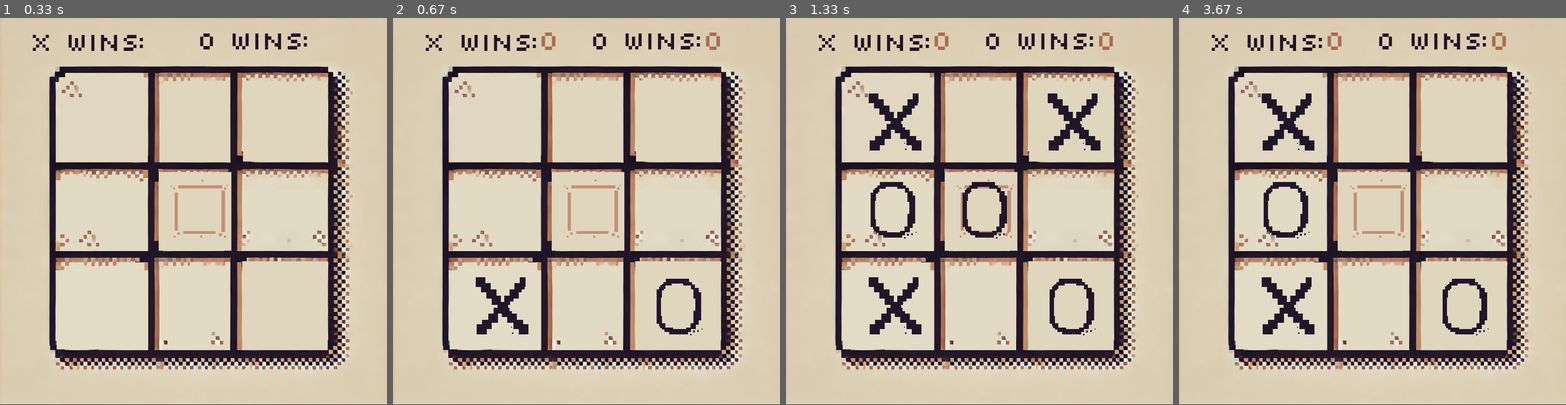
Above: before the commit, frames 1-4 (left to right).
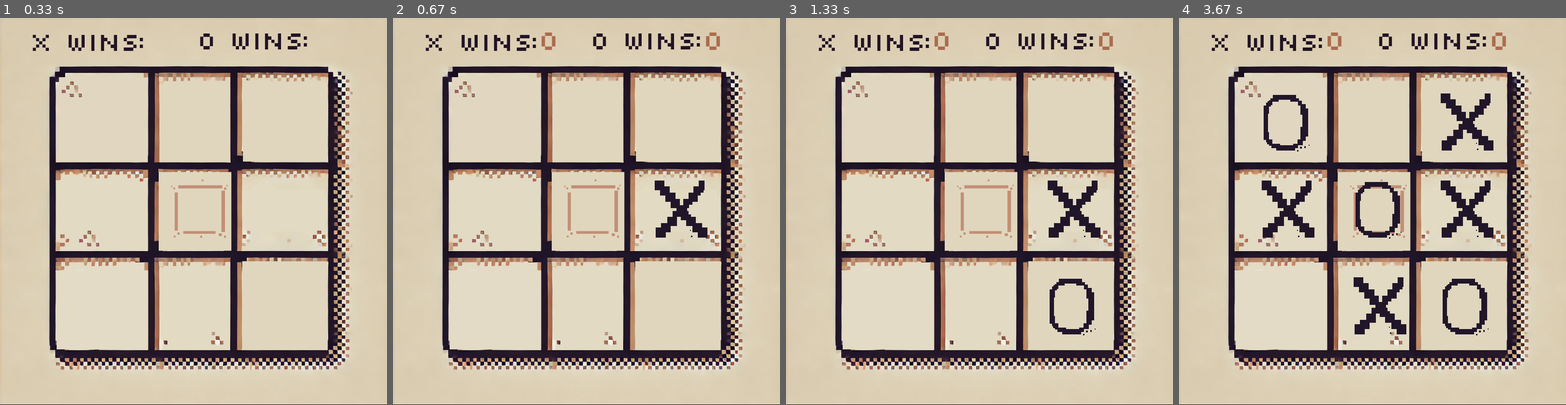
Above: after the commit, the same moments.

Repository: gentry-atkinson/TicTacToe-Pygame
Game: pygame game, started from main_c_vs_c.py
Same seed, same stepped clock (60 frames per second), same inputs: the game is played once before the commit and once after it.
Inputs:
- Up to frame 1 (0.33 s): no input
- Up to frame 2 (0.67 s): no input
- Up to frame 3 (1.33 s): no input
- Up to frame 4 (3.67 s): no input

Frame 1 is identical in both runs. In frame 2, 2.2% of the frame differs, in the area x 21-82%, y 42-82%; in frame 3, 4.4%; in frame 4, 6.0%, in the area x 21-82%, y 19-82%.

Commit message:
drawing between turns

Diff:
--- a/main_c_vs_c.py
+++ b/main_c_vs_c.py
@@ -4,7 +4,7 @@
 
 import pygame
 import os
-from random import randint, choice, shuffle
+from random import shuffle
 
 # Global Constants
 WINDOW_WIDTH = 800
@@ -32,19 +32,19 @@
 # Function to draw screen
 def draw(screen, highlighted, Xs, Os, x_score_label, o_score_label, win_label):
     board_positions = {
-        (0,0) : (160, 150),
-        (0,1) : (350, 150),
-        (0,2) : (530, 150),
-        (1,0) : (160, 330),
-        (1,1) : (350, 330),
-        (1,2) : (530, 330),
-        (2,0) : (160, 530),
-        (2,1) : (350, 530),
-        (2,2) : (530, 530),
+        (0, 0): (160, 150),
+        (0, 1): (350, 150),
+        (0, 2): (530, 150),
+        (1, 0): (160, 330),
+        (1, 1): (350, 330),
+        (1, 2): (530, 330),
+        (2, 0): (160, 530),
+        (2, 1): (350, 530),
+        (2, 2): (530, 530),
     }
     score_positions = {
-        'x' : (300, 20),
-        'o' : (640, 20)
+        'x': (300, 20),
+        'o': (640, 20)
     }
     screen.blit(BOARD, (0, 0))
     screen.blit(SELECTOR, board_positions[highlighted])
@@ -59,6 +59,10 @@
     if win_label:
         screen.blit(win_label, (120, 730))
 
+
+# O Moves Second
+# This function has been implemented
+# Ignore it
 def o_computer_move(Xs, Os) -> tuple:
     def get_moves(Xs, Os):
         possible_moves = set([(a, b) for a in range(3) for b in range(3)])
@@ -71,8 +75,8 @@
         c = move[1]
 
 
-        os_in_row = len(set([(r,0), (r,1), (r,2)]).intersection(Os))
-        xs_in_row = len(set([(r,0), (r,1), (r,2)]).intersection(Xs))
+        os_in_row = len(set([(r, 0), (r, 1), (r, 2)]).intersection(Os))
+        xs_in_row = len(set([(r, 0), (r, 1), (r, 2)]).intersection(Xs))
 
         # Rows w/ two Os is good
         if os_in_row == 2:
@@ -91,7 +95,7 @@
             score += 100
         elif xs_in_col ==2:
             score += 99
-        elif os_in_col == 1 and xs_in_col==0:
+        elif os_in_col == 1 and xs_in_col == 0:
             score += 10
         elif xs_in_col == 1:
             score += 5
@@ -137,109 +141,36 @@
     # Return the move with the highest evaluation
     return list(evals.keys())[-1]
 
+
+# X Moves First
+# You will need to complete the implementation
 def x_computer_move(Xs, Os) -> tuple:
     def get_moves(Xs, Os):
         possible_moves = set([(a, b) for a in range(3) for b in range(3)])
         possible_moves = possible_moves.difference(Xs, Os)
         return list(possible_moves)
 
-    def evaluate(Xs, Os, move) -> int:
-        score = 0
-        r = move[0]
-        c = move[1]
-
-
-        os_in_row = len(set([(r,0), (r,1), (r,2)]).intersection(Os))
-        xs_in_row = len(set([(r,0), (r,1), (r,2)]).intersection(Xs))
-
-        # Rows w/ two xs is good
-        if xs_in_row == 2:
-            score += 100
-        elif os_in_row ==2:
-            score += 99
-        elif xs_in_row == 1 and os_in_row==0:
-            score += 10
-        elif os_in_row == 1:
-            score += 5
-
-        os_in_col = len(set([(0,c), (1,c), (2,c)]).intersection(Os))
-        xs_in_col = len(set([(0,c), (1,c), (2,c)]).intersection(Xs))
-        # Columns w/ two xs is good
-        if xs_in_col == 2:
-            score += 100
-        elif os_in_col ==2:
-            score += 99
-        elif xs_in_col == 1 and os_in_col==0:
-            score += 10
-        elif xs_in_col == 1:
-            score += 5
-
-        # # \ Diagnol w/ two Os is good
-        if r==c:
-            os_in_backslash = len(set([(0,0), (1,1), (2,2)]).intersection(Os))
-            xs_in_backslash = len(set([(0,0), (1,1), (2,2)]).intersection(Xs))
-            if xs_in_backslash == 2:
-                score += 100
-            elif os_in_backslash == 2:
-                score += 99
-            elif xs_in_backslash == 1 and os_in_backslash == 0:
-                score += 11
-            elif os_in_backslash == 1:
-                score += 5
-
-        # # \ Diagnol w/ two Os is good
-        if c==(2-r):
-            os_in_forwardslash = len(set([(0,2), (1,1), (2,0)]).intersection(Os))
-            xs_in_forwardslash = len(set([(0,2), (1,1), (2,0)]).intersection(Xs))
-            if xs_in_forwardslash == 2:
-                score += 100
-            elif os_in_forwardslash == 2:
-                score += 99
-            elif xs_in_forwardslash == 1 and os_in_forwardslash == 0:
-                score += 11
-            elif os_in_forwardslash == 1:
-                score += 5
-
-        # Corners are good
-        if move in [(0,0), (0,2), (2,2), (2,0)]:
-            score += 10
-
-        return score
-
     # Evaluate every possible move
     possible_moves = get_moves(Xs, Os)
     shuffle(possible_moves)
-    evals = {move : evaluate(Xs, Os, move) for move in possible_moves}
-    evals = {i:j for (i, j) in sorted(evals.items(), key=lambda x: x[1])}
 
     # Return the move with the highest evaluation
-    return list(evals.keys())[-1]
-
-def x_winner(Xs) -> bool:
-    for row in range(0,3):
-        if (row, 0) in Xs and  (row, 1) in Xs and  (row, 2) in Xs:
-            return True
-    for col in range(0,3):
-        if (0, col) in Xs and  (1, col) in Xs and  (2, col) in Xs:
-            return True
-    if (0,0) in Xs and (1,1) in Xs and (2,2) in Xs:
-        return True
-    if (0,2) in Xs and (1,1) in Xs and (2,0) in Xs:
-        return True
+    return possible_moves[0]
+
+
+# Return True if X wins
+# Xs is the set of X marks made so far
+# This function needs to be implemented
+def x_winner(Xs: set[tuple]) -> bool:
     return False
 
-def o_winner(Os) -> bool:
-    for row in range(0,3):
-        if (row, 0) in Os and  (row, 1) in Os and  (row, 2) in Os:
-            return True
-    for col in range(0,3):
-        if (0, col) in Os and  (1, col) in Os and  (2, col) in Os:
-            return True
-    if (0,0) in Os and (1,1) in Os and (2,2) in Os:
-        return True
-    if (0,2) in Os and (1,1) in Os and (2,0) in Os:
-        return True
+
+# Return True if O wins
+# Os is the set of O marks made so far
+# This function needs to be implemented
+def o_winner(Os: set[tuple]) -> bool:
     return False
+
 
 if __name__ == '__main__':
 
@@ -253,7 +184,7 @@
     # Main Font
     main_font = pygame.font.Font(os.path.join('font', 'slkscr.ttf'), 60)
 
-    highlighted = (1,1)
+    highlighted = (1, 1)
     Xs = set()
     Os = set()
 
@@ -274,9 +205,15 @@
         clock.tick(FPS)
         dt = clock.get_time()
 
+        # Break main loop if a quit event occurred
+        for event in pygame.event.get():
+            if event.type == pygame.QUIT:
+                running = False
+
+        # X moves and then win conditions are checked
         if x_turn:
             new_mark = None
-            pygame.time.delay(200)
+            pygame.time.delay(500)
             new_mark = x_computer_move(Xs, Os)
 
             if new_mark in Os or new_mark in Xs:
@@ -289,12 +226,13 @@
                     X_score += 1
             x_turn = False
 
-
-        if len(Xs) + len(Os) == 9:
+        # The game is tied if 9 marks have been made
+        elif len(Xs) + len(Os) == 9:
             win_str = "Cat's Game"
 
+        # O moves if X did not finish the game with previous move
         elif win_str == "":
-            pygame.time.delay(200)
+            pygame.time.delay(500)
             new_mark = o_computer_move(Xs, Os)
 
             if new_mark in Os or new_mark in Xs:
@@ -307,13 +245,7 @@
                     O_score += 1
             x_turn = True
 
-
-        # Break main loop on quit
-        for event in pygame.event.get():
-            if event.type == pygame.QUIT:
-                running = False
-
-        #Render Scores
+        # Render Scores
         x_score_lbl = main_font.render(str(X_score), 1, (171, 108, 77))
         o_score_lbl = main_font.render(str(O_score), 1, (171, 108, 77))
         win_str_lbl = main_font.render(str(win_str), 1, (171, 108, 77))
@@ -324,9 +256,9 @@
         pygame.display.update()
 
         # Pause on win
-        if  win_str != "":
+        if win_str != "":
             Xs = set()
             Os = set()
             win_str = ""
             x_turn = True
-            pygame.time.delay(1000)
+            pygame.time.delay(2000)
